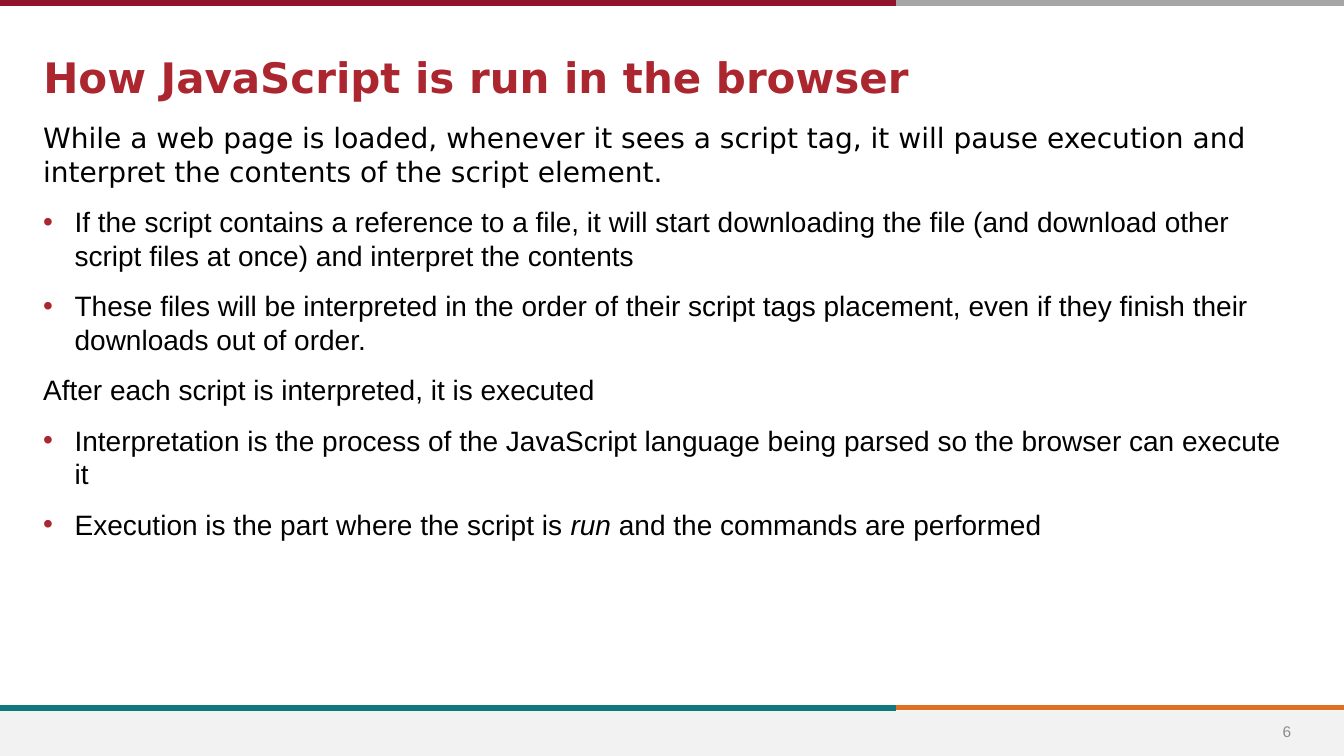
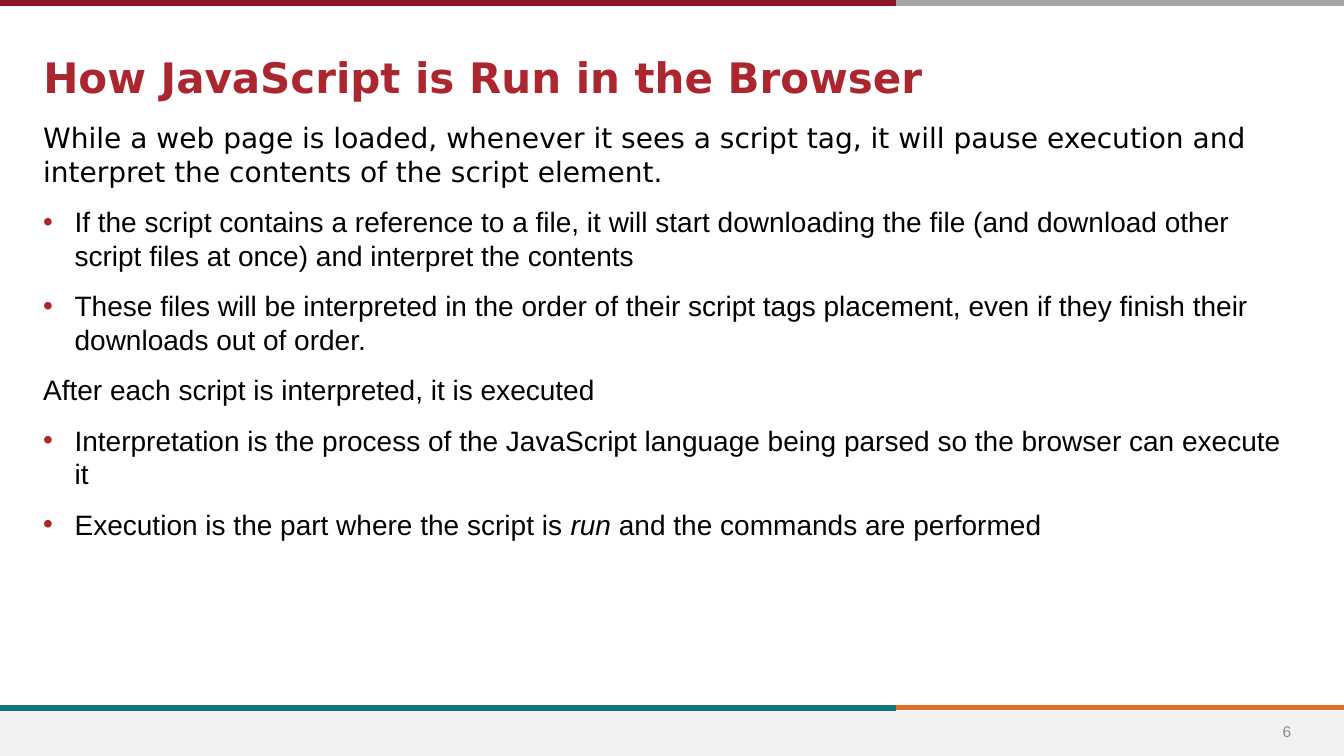
Before and after one commit to stevens-cs546-cs554/CS-546, a slide deck: slide 6 of lecture_09/Frontend JavaScript and Client-Side Form Validation.pptx. Drawn at 1344x756 pixels with LibreOffice and Linux fonts; fonts in the diff are those of the drawing; background and template pictures are left out. Boxes give left, top, right and bottom in pixels: in the first picture for what was removed or moved away, otherwise in the second. Text is boxed around its words. In the diff, an @@ line names an element or a change of style, - is before the commit and + after.

```diff
--- a/lecture_09/Frontend JavaScript and Client-Side Form Validation.pptx
+++ b/lecture_09/Frontend JavaScript and Client-Side Form Validation.pptx
@@ title at [43, 61, 922, 102]: text changed @@
-How JavaScript is run in the browser
+How JavaScript is Run in the Browser
```
Also in this commit, not shown: 20 other slides changed, 1 slide added, 26 other files.
